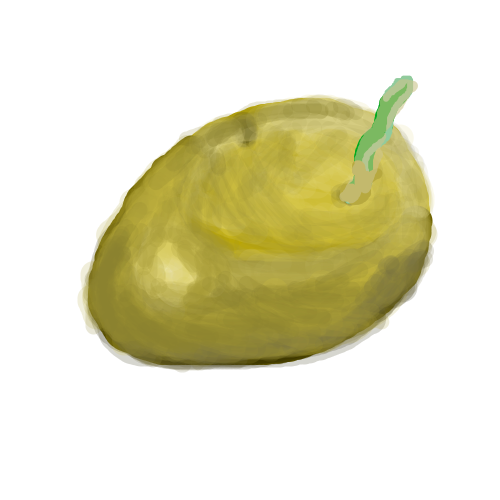
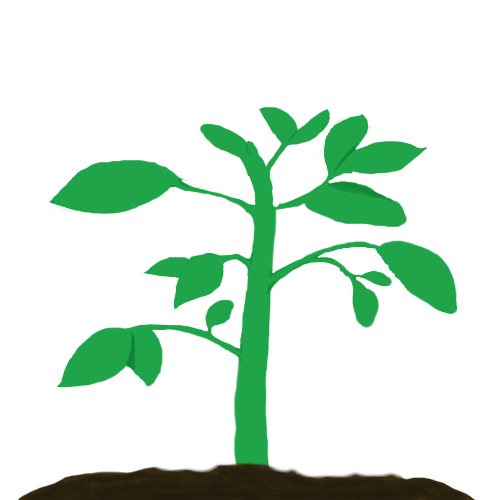
Revision of a layered 500x500 image; what changed, layer by layer:
pixels changed over [17, 75, 477, 500] (layer not identified)
